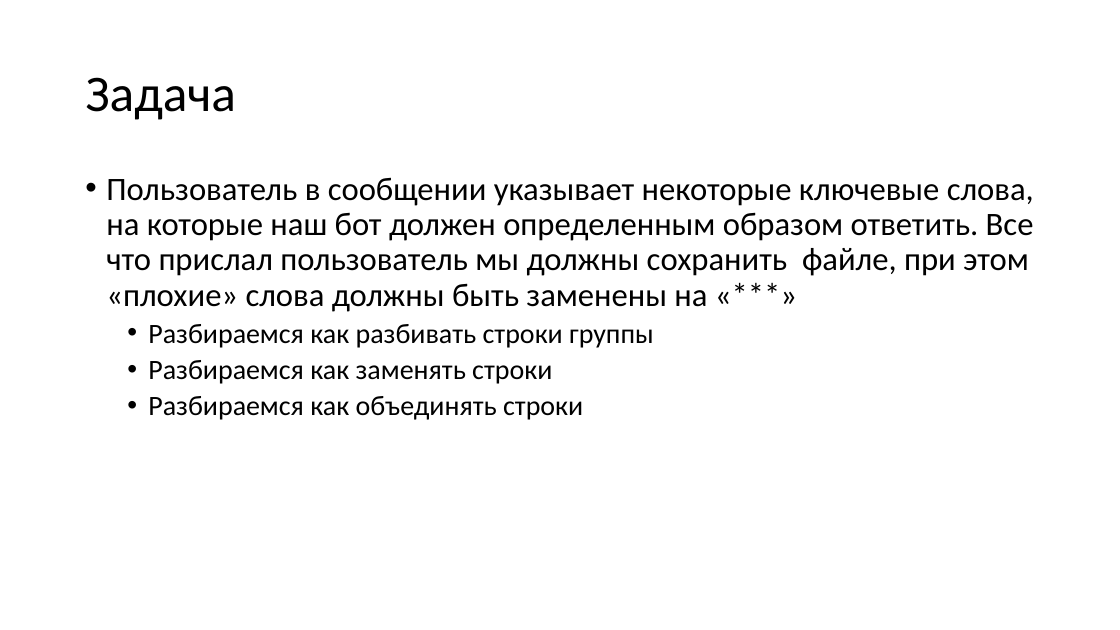
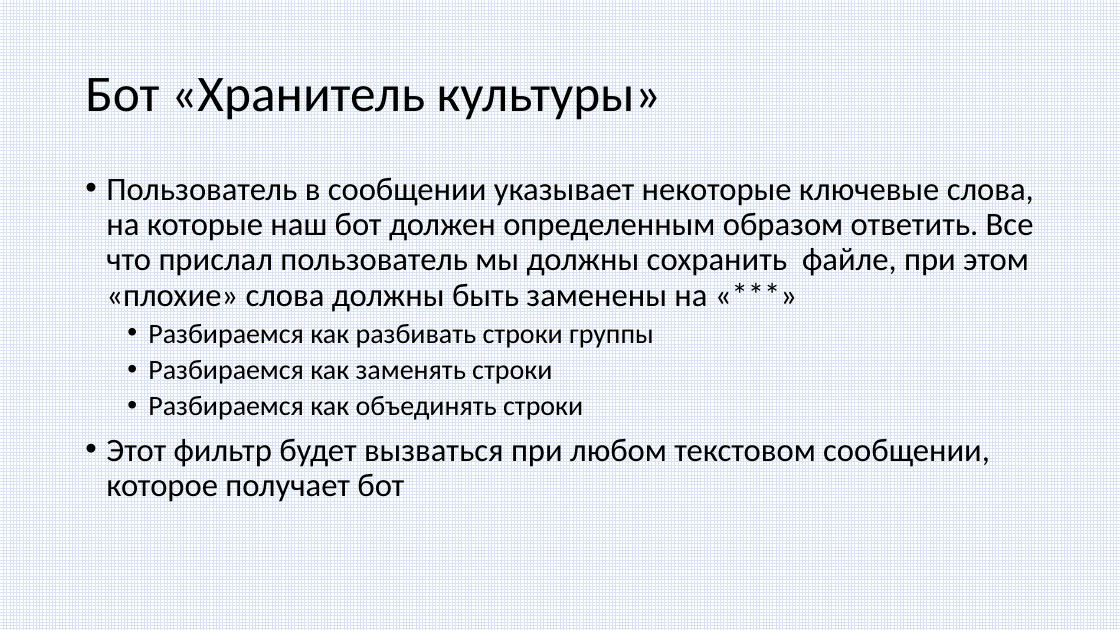
Before and after one commit to paveltsytovich/telegram-course, a slide deck: slide 103 of Presentation/Разработка ботов для телеграмм на Python.pptx. Drawn at 1120x630 pixels with LibreOffice and Linux fonts; fonts in the diff are those of the drawing. Boxes give left, top, right and bottom in pixels: in the first picture for what was removed or moved away, otherwise in the second. Text is boxed around its words. In the diff, an @@ line names an element or a change of style, - is before the commit and + after.

```diff
--- a/Presentation/Разработка ботов для телеграмм на Python.pptx
+++ b/Presentation/Разработка ботов для телеграмм на Python.pptx
@@ rectangle added at (0, 0, 1120, 630), fill pattern #DAE3F3 on #FFFFFF @@
@@ title at (85, 78, 661, 120): text changed @@
-Задача
+Бот «Хранитель культуры»
@@ text at (106, 438, 990, 502): paragraph added @@
+• Этот фильтр будет вызваться при любом текстовом сообщении, которое получает бот
```
Also in this commit, not shown: 4 other slides changed, 7 slides added.
